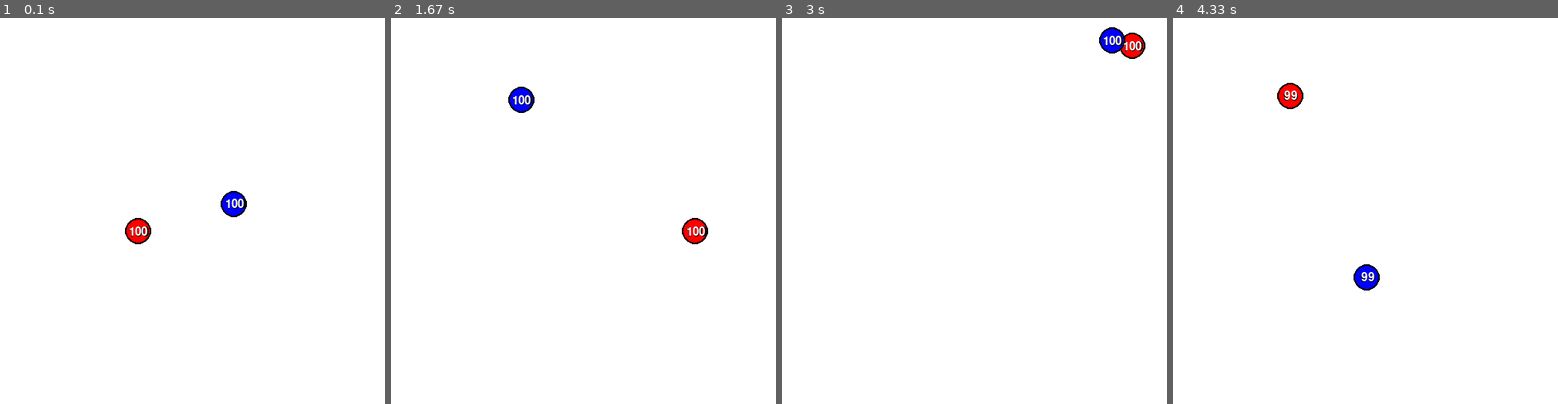
Above: before the commit, frames 1-4 (left to right).
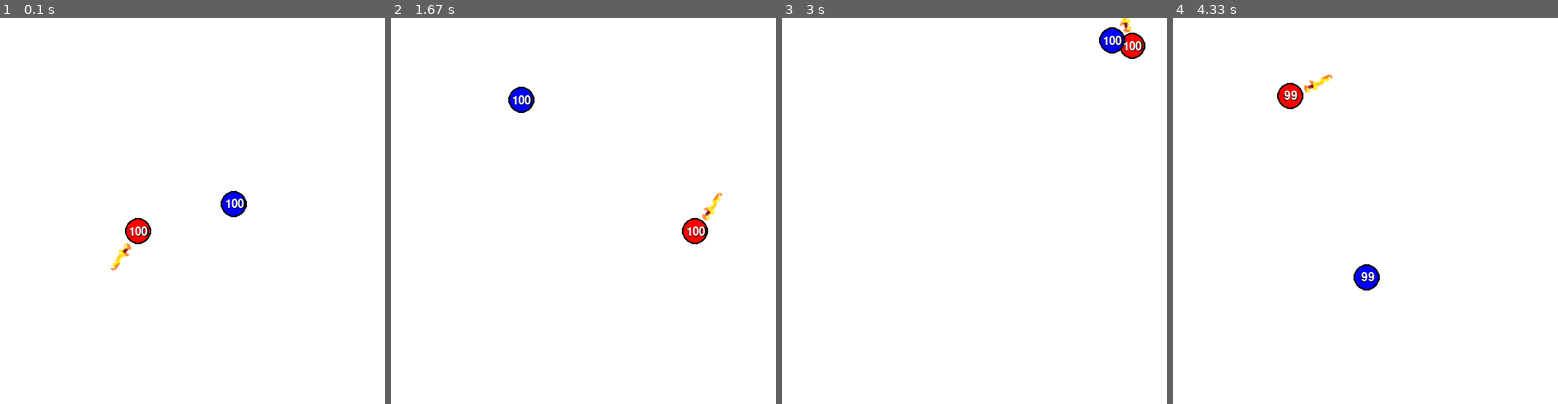
Above: after the commit, the same moments.

Repository: yud0o0/ballgames_on_pygame_idk
Game: pygame game, started from import pygame.py
Two runs of this game, one before a commit and one after it. Both use one fixed random seed, a clock stepped at 60 frames per second and the inputs below.
Inputs:
- Up to frame 1 (0.1 s): no input
- Up to frame 2 (1.67 s): no input
- Up to frame 3 (3 s): no input
- Up to frame 4 (4.33 s): no input

The runs differ from the first frame. In frame 1, 0.1% of the frame differs, in the area x 28-35%, y 58-66%; in frame 2, 0.1%; in frame 3, less than 0.1%; in frame 4, 0.1%, in the area x 33-42%, y 14-20%.

Commit message:
я хз как это работает но это работает. потратил 2 дня и нужно добавить второй меч и колизию и убрать старое свойство что когда они касаются друг друга то отнимается хп и поменять его на свойство что когда они косаются меча отнимается хп у того кто коснулся

Diff:
--- a/import pygame.py
+++ b/import pygame.py
@@ -13,9 +13,13 @@
 clock = pygame.time.Clock()
 
 running=True
+radius = 40
 a=100
 b=100
 bv=5
+brv=0.05
+anglesa=m.radians(90)
+anglesb=m.pi
 anglea=r.uniform(0, 2*m.pi)
 angleb=r.uniform(0, 2*m.pi)
 xva=m.cos(anglea)*bv
@@ -28,6 +32,9 @@
 yb=ywsize/2
 coordsa=xa,ya
 coordsb=xb,yb
+sword=pygame.image.load("withoutname.png")
+sword_rect=sword.get_rect()
+sword_mask=pygame.mask.from_surface(sword)
 while running:
     for event in pygame.event.get():
         if event.type == pygame.QUIT:
@@ -41,6 +48,8 @@
         xvb *= -1
     if yb >= ywwsize or yb <= ywsize-ywwsize:
         yvb *= -1
+    anglesa += brv
+    anglesa += brv
     xva2=xva
     yva2=yva
     xvb2=xvb
@@ -54,9 +63,13 @@
         b-=1
         t.sleep(0.5)
     xa += xva
+    xsa = xa + radius * m.cos(anglesa)
     xb += xvb
+    xsb = xb
     ya += yva
+    ysa = ya + radius * m.sin(anglesa)
     yb += yvb
+    ysb = yb
     coordsa=xa,ya
     coordsb=xb,yb
 
@@ -77,7 +90,9 @@
     screen.blit(acounter, rect_a)
     screen.blit(bcounterr, rect_br)
     screen.blit(bcounter, rect_b)
-
+    sword_rotated = pygame.transform.rotate(sword, -m.degrees(anglesa)-90)
+    sword_rect = sword_rotated.get_rect(center=(xsa, ysa))
+    screen.blit(sword_rotated, sword_rect)
     pygame.display.flip()
     clock.tick(60)
 pygame.quit()
Binary file added: withoutname.png
